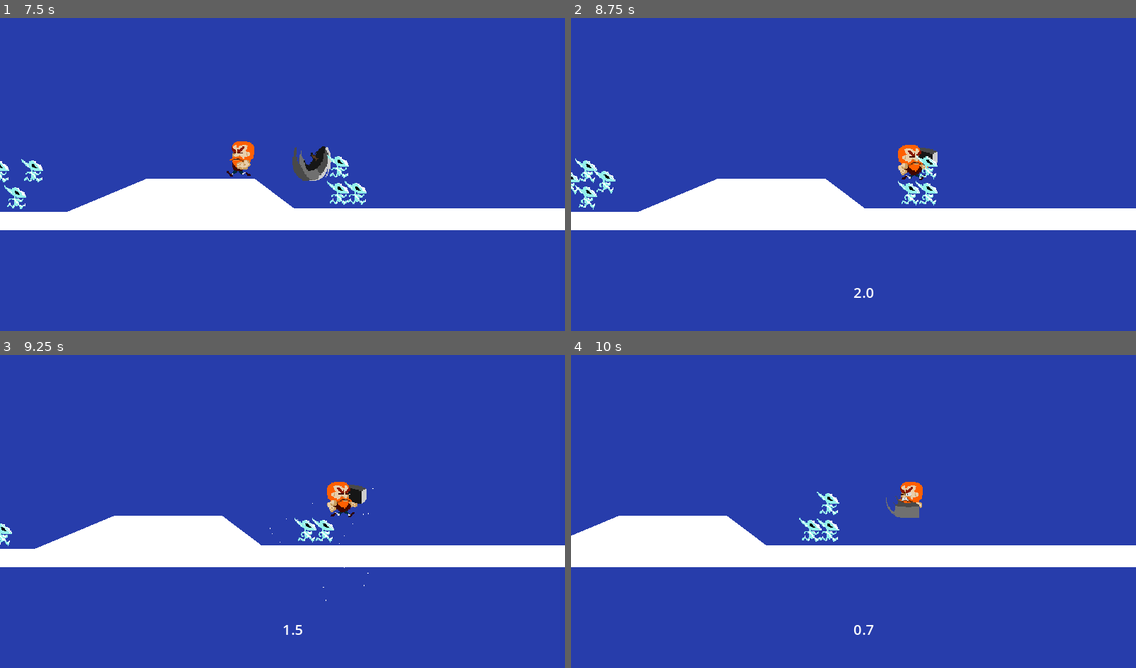
Above: before the commit, frames 1-4 (two rows, left to right).
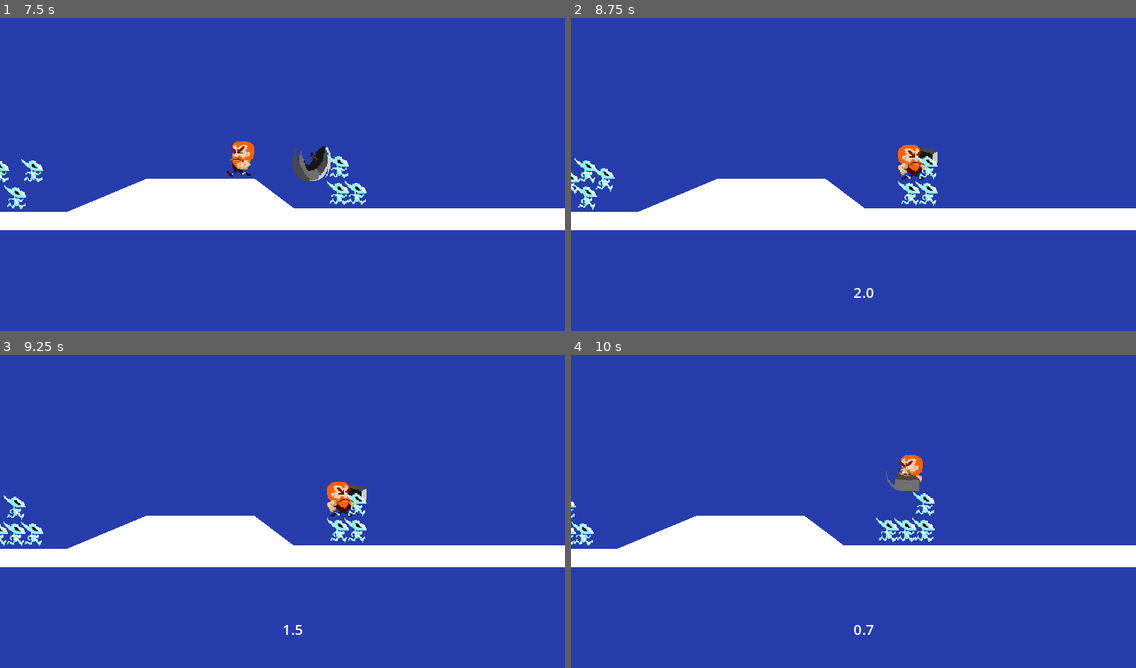
Above: after the commit, the same moments.

Repository: simonoNilssono/godot-project-thor
Game: Godot game, scene res://Scenes/main.tscn
Same seed, same stepped clock (60 frames per second), same inputs: the game is played once before the commit and once after it. The engine's default icon, where the game draws it, is replaced by a stand-in: a white triangle on a blue panel in a dark square.
Inputs (mouse positions are in pixels of both pictures, inside the frame that each line leads up to):
- Up to frame 1 (7.5 s): click "Play Game" at 0.5 s; move the mouse to (406, 161) at 1.27 s; press the mouse at (406, 161) at 1.28 s; hold D (Right) 1.28-2.78 s; tap W (Up) at 1.52, 2.27, 3.77, 4.52, 5.27, 6.77 s; tap R (teleport2Hammer) at 1.55, 2.1, 3.05 s; move the mouse to (169, 193) at 2.02 s; release the mouse at (169, 193) at 2.03 s; click (169, 193) at 2.3 s; move the mouse to (339, 105) at 2.77 s; press the mouse at (339, 105) at 2.78 s; hold A (Left) 2.78-3.53 s; move the mouse to (254, 240) at 3.52 s; release the mouse at (254, 240) at 3.53 s; hold D (Right) 3.53-5.03 s; right-click (254, 240) at 3.6 s; click (254, 240) at 3.8 s; move the mouse to (452, 224) at 4.27 s; hold R (teleport2Hammer) 4.28-5.03 s; move the mouse to (113, 127) at 5.02 s; hold A (Left) 5.03-5.78 s; click (113, 127) at 5.1 s; move the mouse to (310, 177) at 5.77 s; hold D (Right) 5.78-6.53 s; hold R (teleport2Hammer) 5.78-6.53 s; move the mouse to (197, 96) at 6.52 s; hold A (Left) from 6.53 s (still down); click (197, 96) at 6.6 s; move the mouse to (406, 161) at 7.27 s; hold Right mouse button (Throw Hammer) from 7.28 s (still down)
- Up to frame 2 (8.75 s): tap W (Up) at 7.52, 8.27 s; tap R (teleport2Hammer) at 7.55, 8.1 s; move the mouse to (740, 193) at 8.02 s; release A (Left) at 8.03 s; release Right mouse button (Throw Hammer) at 8.03 s; hold D (Right) from 8.03 s (still down); click (740, 193) at 8.3 s
- Up to frame 3 (9.25 s): keep holding D (Right); move the mouse to (339, 442) at 8.77 s; press the mouse at (339, 442) at 8.78 s; tap R (teleport2Hammer) at 9.05 s
- Up to frame 4 (10 s): keep holding D (Right); move the mouse to (825, 577) at 9.52 s; release the mouse at (825, 577) at 9.53 s; tap R (teleport2Hammer) at 9.6 s; tap W (Up) at 9.77 s; click (825, 577) at 9.8 s

Frame 1 is identical in both runs. In frame 2, 0.2% of the frame differs, in the area x 0-49%, y 44-62%; in frame 3, 2.2%; in frame 4, 4.2%, in the area x 0-65%, y 31-62%.
Error in both runs: Invalid access to property or key 'position' on a base object of type 'null instance'. (res://Scripts/enemy.gd:37)

Commit message:
cleaned up hammer.gd, easier to read now

Diff:
--- a/Scenes/enemy_2.tscn
+++ b/Scenes/enemy_2.tscn
@@ -6,6 +6,8 @@
 [sub_resource type="RectangleShape2D" id="RectangleShape2D_ioemg"]
 
 [node name="enemy2" type="CharacterBody2D" groups=["Enemies"]]
+collision_layer = 4
+collision_mask = 2
 script = ExtResource("1_kba1e")
 
 [node name="CollisionShape2D" type="CollisionShape2D" parent="."]
--- a/Scripts/enemy_2.gd
+++ b/Scripts/enemy_2.gd
@@ -13,7 +13,6 @@
 func _physics_process(delta: float) -> void:
 	move2wardsPlayer(delta,SPEED)
 
-	move_and_slide()
 
 # Enemy moves toward player from wherever it spawns (flying)
 func move2wardsPlayer(delta,speed):
--- a/Scripts/hammer.gd
+++ b/Scripts/hammer.gd
@@ -1,17 +1,21 @@
 extends Area2D
 
+const SPEED = 300
 
-var speed = 300
+# left or right, -1 or 1
 var direction: int
+
 var targetPos : Vector2
 var startPos : Vector2
 enum State {Swung, Thrown, Returning}
 var current_state : State
+var player : Node2D
 
 @onready var animated_sprite_2d: AnimatedSprite2D = $AnimatedSprite2D
 
 # Called when the node enters the scene tree for the first time.
 func _ready() -> void:
+	player = get_parent().get_child(0)
 	Global.startSwing.connect(_on_swing_timer_start)
 	Global.startThrow.connect(_on_throw_timer_start)
 
@@ -24,64 +28,60 @@
 	if current_state == State.Returning:
 		returning(delta)
 
-#make hammer swing hitbox follow player and not be stuck in one place
-func swinging():
-	position = get_parent().get_child(0).position
-	position += Vector2(direction*28,-20)
-
 #Start swing, hide hammer sprite
-func _on_swing_timer_start():
+func _on_swing_timer_start() -> void:
 	$SwingTimer.start()
 	current_state = State.Swung
 
 	#hide the spinning sprite during swing
 	animated_sprite_2d.visible = not animated_sprite_2d.visible
 
-# end swing
+#Make hammer swing hitbox follow player and not be stuck in one place
+func swinging() -> void:
+	position = player.position
+	position += Vector2(direction*28,-20)
+
+#End swing
 func _on_swing_timer_timeout() -> void:
 	queue_free()
 
+#Start throw, initialize variables used in flight
+func _on_throw_timer_start() -> void:
+	$ThrowTimer.start()
+	animated_sprite_2d.play("throw")
+	current_state = State.Thrown
+
+	#set mouse position as target
+	targetPos = get_global_mouse_position()
+	#initial rotation towards target
+	look_at(targetPos)
+	#assign start position
+	startPos = player.position
+
 #Throwing hammer towards target
-func throwing(delta):
-	position += (transform.x * speed * delta)
+func throwing(delta) -> void:
+	position += (transform.x * SPEED * delta)
 
-	#if target reached, return
+	#if target reached, set state to return
 	if abs(position.x-startPos.x) > abs(targetPos.x-startPos.x):
 		current_state = State.Returning
 
 #Return hammer to player
-func returning(delta):
-	look_at(get_parent().get_child(0).position)
-	position += (transform.x * speed * delta)
+func returning(delta) -> void:
+	look_at(player.position)
+	position += (transform.x * SPEED * delta)
 
 	#delete instance if to close to body when returning, no more hammer stuck  in ground
-	if abs(position.x-get_parent().get_child(0).position.x
-	) < 5 and abs(position.y-get_parent().get_child(0).position.y) < 5:
+	if abs(position.x-player.position.x) < 5 and abs(position.y-player.position.y) < 5:
 		Global.hammerReturned.emit()
 		queue_free()
 
-
-#start throw, initialize variables used in flight
-func _on_throw_timer_start():
-	$ThrowTimer.start()
-	animated_sprite_2d.play("throw")
-	current_state = State.Thrown
-
-	#initial rotation towards target
-	look_at(get_global_mouse_position())
-	#assign a target position
-	targetPos = get_global_mouse_position()
-	#assign start position
-	startPos = get_parent().get_child(0).position
-
-
-# delete if hammer survives too long, rarely used
+#Delete instance if hammer survives too long, rarely used
 func _on_throw_timer_timeout() -> void:
 	Global.hammerReturned.emit()
 	queue_free()
 
-
-#detect collisions
+#Detect collisions
 func _on_body_entered(body: Node2D) -> void:
 	if body.is_in_group("Enemies"):
 		body.deathProcess()
@@ -91,7 +91,7 @@
 	if body.is_in_group("Terrain") and current_state == State.Thrown:
 		current_state = State.Returning
 
-	#if hammered returned, delete instance
+	#if hammer returned, delete instance
 	if body.is_in_group("Player") and current_state == State.Returning:
 		Global.hammerReturned.emit()
 		queue_free()
--- a/Scripts/player.gd
+++ b/Scripts/player.gd
@@ -10,7 +10,7 @@
 
 @onready var animated_sprite_2d: AnimatedSprite2D = $AnimatedSprite2D
 
-var hammer
+var hammer : Node2D
 var hammerLess = false
 var time = 0.0
 
@@ -36,7 +36,7 @@
 	var inputAxis := Input.get_axis("Left", "Right")
 
 	addGravity(delta)
-	handleJump(delta)
+	handleJump()
 	accelOrDeccel(inputAxis, delta)
 	updateAnimations(inputAxis)
 	move_and_slide()
@@ -55,7 +55,7 @@
 #-------------MOVEMENT-------------#
 
 #Accel/deccel depending on input or no input
-func accelOrDeccel(inputAxis, delta):
+func accelOrDeccel(inputAxis, delta) -> void:
 	if inputAxis != 0:
 		velocity.x = move_toward(velocity.x,SPEED*inputAxis, ACCELERATION*delta)
 	else:
@@ -67,7 +67,7 @@
 		velocity += get_gravity() * delta
 
 #High or short jump depending on if key is held
-func handleJump(delta:float)-> void:
+func handleJump()-> void:
 	if Input.is_action_just_pressed("Up") and is_on_floor():
 		velocity.y = JUMP_VELOCITY
 	else:
@@ -77,15 +77,15 @@
 #-----------HAMMER-STUFF-------------#
 
 #Instantiate new hammer scene
-func instantiateHammer():
-	var hammer = HAMMER_SCENE.instantiate()
-	hammer.position = global_position
+func instantiateHammer() -> Node2D:
+	var hammerInstance = HAMMER_SCENE.instantiate()
+	hammerInstance.position = global_position
 
 	#used in hammer.gd
-	hammer.direction = getMouseDirX()
+	hammerInstance.direction = getMouseDirX()
 
-	get_parent().add_child(hammer)
-	return hammer
+	get_parent().add_child(hammerInstance)
+	return hammerInstance
 
 #Throw hammer from the correct position
 #A variable is created of the instance, used in the teleport script
@@ -96,7 +96,7 @@
 	hammerLess = true
 
 #Swing hammer left or right depending on mouse dir (+ or - 1)
-func hammerSwing():
+func hammerSwing() -> void:
 	if not hammerLess:
 		if $SwingTimer.is_stopped():
 			instantiateHammer().position += Vector2(getMouseDirX()*28,-20)
@@ -105,20 +105,20 @@
 			$SwingTimer.start()
 
 #Teleport to hammer
-func teleport2Hammer():
+func teleport2Hammer() -> void:
 	position = hammer.position
 	hammer.queue_free()
 	Global.hammerReturned.emit()
 
 #Hammer is returned to player
-func _on_hammer_returned():
+func _on_hammer_returned()-> void:
 	$ThrowCooldown.start()
 	hammerLess = false
 
 #------ANIMATIONS-------#
 
 #Update anmimations
-func updateAnimations(inputAxis):
+func updateAnimations(inputAxis)-> void:
 	animated_sprite_2d.scale.x = getMouseDirX()
 	if not hammerLess:
 		if not (animated_sprite_2d.animation == "swing" and animated_sprite_2d.is_playing()):
